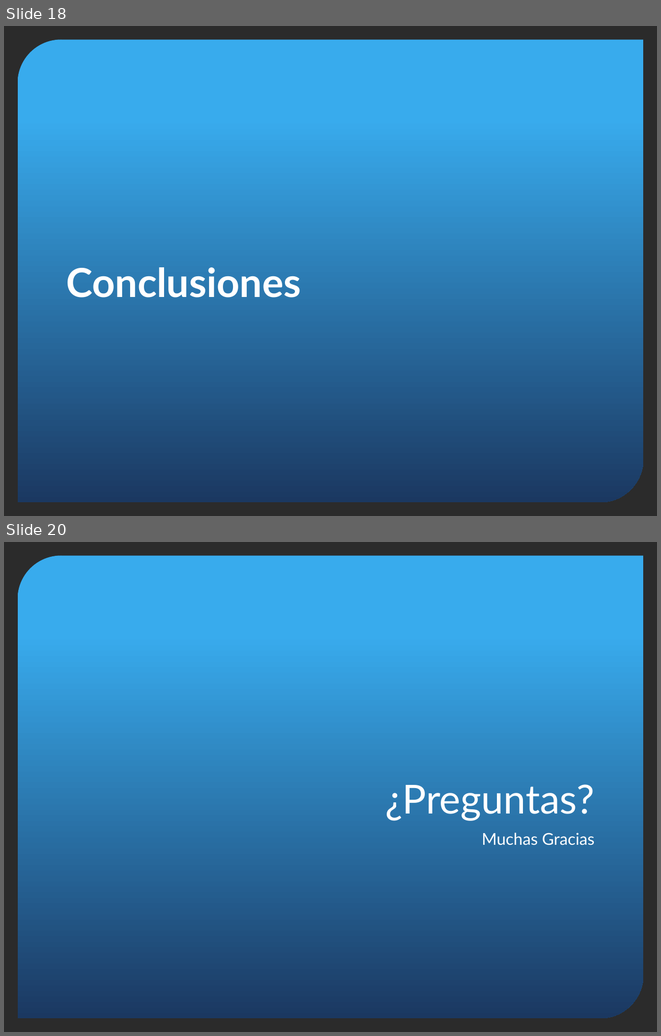
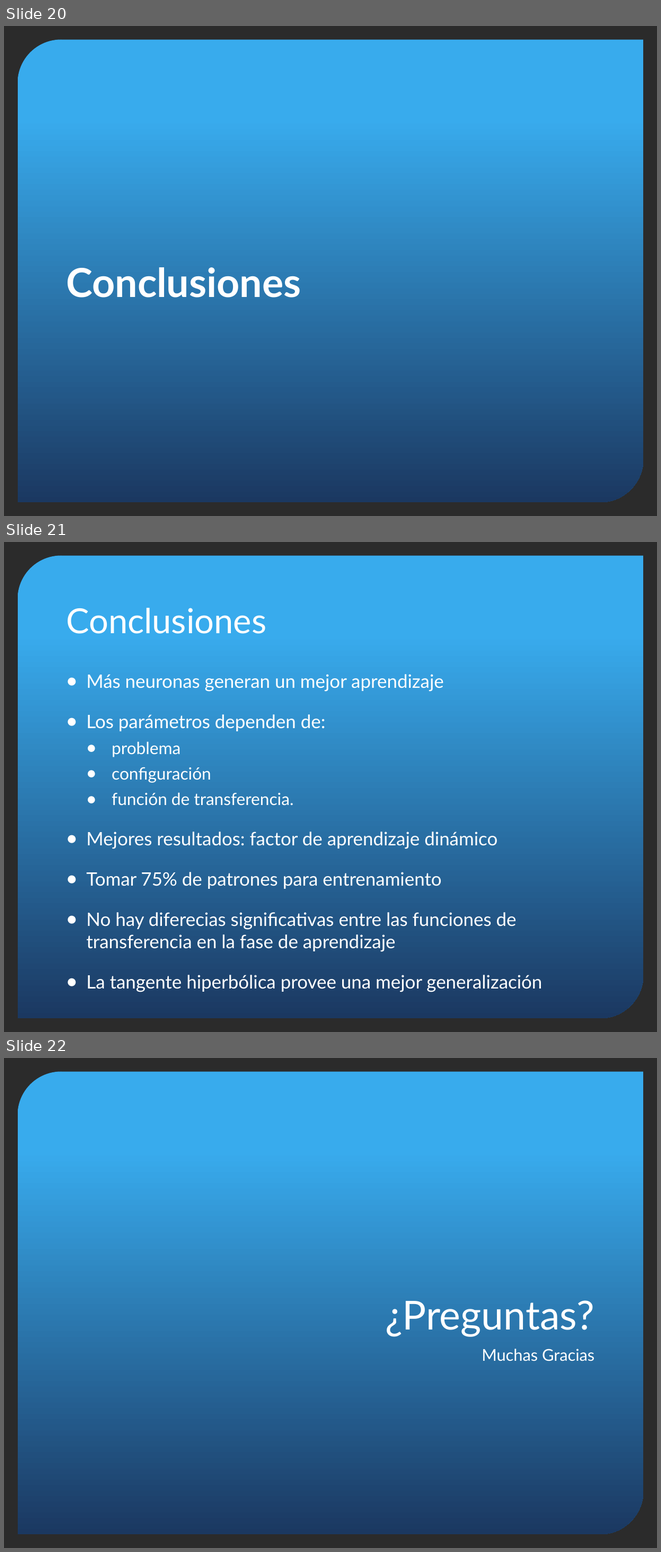
Before and after one commit to joseignaciosg/SIA-TP2, a slide deck: docs/SIA-TP2.pptx. Shown one above the other, each under a label of ours: slides 18 and 20 before the commit, slides 20, 21 and 22 after it; the slides between them are not shown. The pictures are 661x1036 and 661x1552 pixels, drawn with LibreOffice and Linux fonts; fonts in the diff are those of the drawing; background and template pictures are left out; a plain dark background stands for a picture behind light text. Boxes give left, top, right and bottom in pixels: in the first picture for what was removed or moved away, otherwise in the second. Text is boxed around its words. In the diff, an @@ line names an element or a change of style, - is before the commit and + after.

```diff
--- a/docs/SIA-TP2.pptx
+++ b/docs/SIA-TP2.pptx
@@ slide 21 added at [4, 542, 657, 1032], background picture (left out); not listed: 1 template element that a slide beside it also shows @@
@@ title added at [66, 608, 266, 634], 38 pt, text #FFFFFF @@
+Conclusiones
@@ text added at [86, 674, 542, 992], 20.4 pt, text #FFFFFF @@
+● Más neuronas generan un mejor aprendizaje
+● Los parámetros dependen de:
+  ● problema
+  ● configuración
+  ● función de transferencia.
+● Mejores resultados: factor de aprendizaje dinámico
+● Tomar 75% de patrones para entrenamiento
+● No hay diferecias significativas entre las funciones de transferencia en la fase de aprendizaje
+● La tangente hiperbólica provee una mejor generalización
@@ what was slide 18 is now slide 20 @@
@@ what was slide 20 is now slide 22 @@
```
Also in this commit, not shown: 5 slides changed, 3 other slides added, 2 slides removed.
